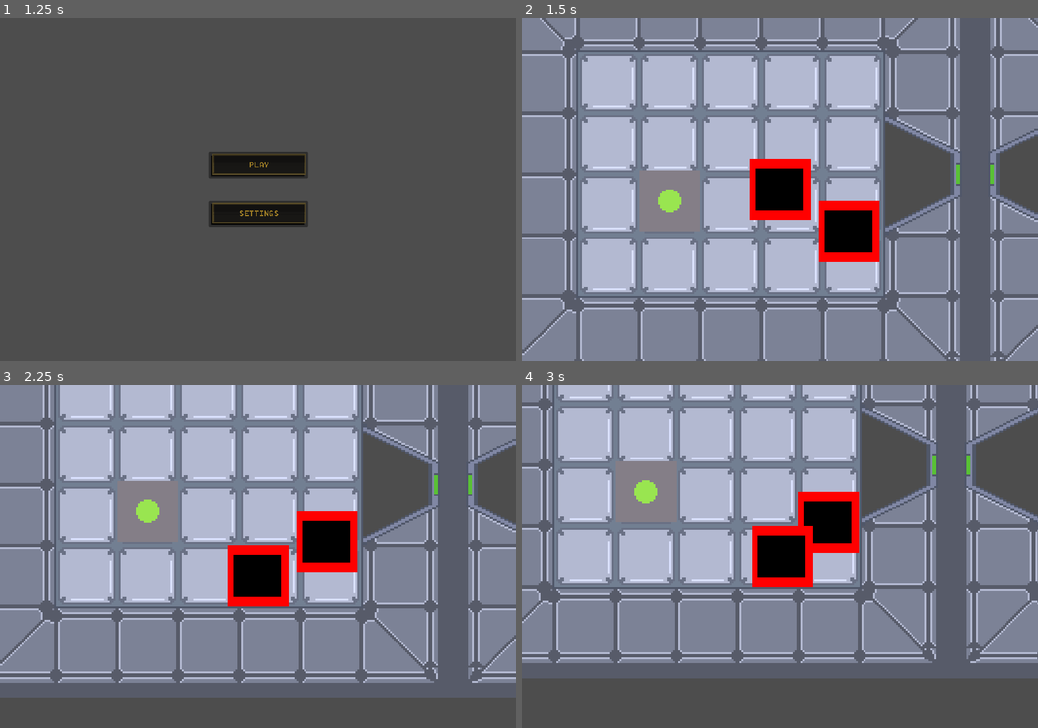
Above: before the commit, frames 1-4 (two rows, left to right).
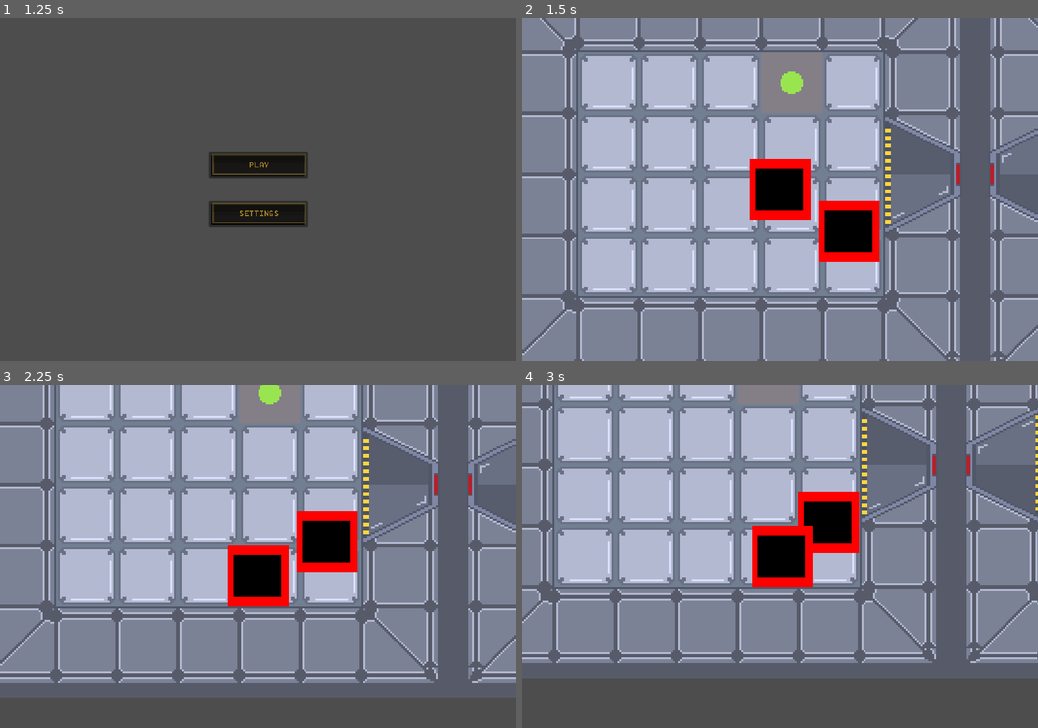
Above: after the commit, the same moments.

Repository: Pi-pol/Tachyon-race
Game: Godot game, scene res://Scenes/title.tscn
Same seed, same stepped clock (60 frames per second), same inputs: the game is played once before the commit and once after it.
Inputs (mouse positions are in pixels of both pictures, inside the frame that each line leads up to):
- Up to frame 1 (1.25 s): tap Enter at 0.5 s; move the mouse to (371, 172) at 0.52 s; hold Right (ui_right) from 0.53 s (still down); click (371, 172) at 0.67 s
- Up to frame 2 (1.5 s): release Right (ui_right) at 1.25 s; click (780, 165) at 1.25 s
- Up to frame 3 (2.25 s): tap Space at 2 s; move the mouse to (154, 573) at 2.02 s; hold Down (ui_down) from 2.03 s (still down)
- Up to frame 4 (3 s): move the mouse to (831, 481) at 2.77 s; release Down (ui_down) at 2.78 s; hold Right (ui_right) from 2.78 s (still down)

Frame 1 is identical in both runs. In frame 2, 7.5% of the frame differs, in the area x 23-100%, y 10-63%; in frame 3, 6.9%; in frame 4, 7.4%.

Commit message:
added doors tilemap

Diff:
--- a/Scenes/1stlevel.tscn
+++ b/Scenes/1stlevel.tscn
@@ -6,7 +6,8 @@
 [ext_resource type="Texture2D" uid="uid://begckgk320i22" path="res://character.png" id="2_xif6h"]
 [ext_resource type="Script" path="res://Scripts/PushBox.gd" id="3_fsm57"]
 [ext_resource type="PackedScene" path="res://Scenes/button_game.tscn" id="6_4hc3a"]
-[ext_resource type="PackedScene" uid="uid://deoer7bynwll4" path="res://Scenes/tile_map.tscn" id="7_fkt6h"]
+[ext_resource type="PackedScene" uid="uid://deoer7bynwll4" path="res://Scenes/base_tilemap.tscn" id="7_fkt6h"]
+[ext_resource type="PackedScene" uid="uid://bea2qh6ew34b6" path="res://Scenes/doors_tilemap.tscn" id="8_k6orn"]
 
 [sub_resource type="Shader" id="Shader_xmui1"]
 code = "shader_type canvas_item;
@@ -87,9 +88,12 @@
 shape = SubResource("RectangleShape2D_84ht8")
 
 [node name="ButtonGame" parent="." instance=ExtResource("6_4hc3a")]
-position = Vector2(80, 110)
+position = Vector2(144, 48)
 
 [node name="TileMap" parent="." instance=ExtResource("7_fkt6h")]
-layer_0/tile_data = PackedInt32Array(65537, 0, 0, 65538, 0,  …(530 unchanged characters)… , 262144, 0, 262150, 262144, 2, 196614, 589824, 9, 65542, 262144, 2, 6, 393216, 1, 131078, 589824, 8, 131079, 0, 9, 196615, 0, 10, 196616, 720896, 6, 131080, 720896, 5, 65543, 65536, 8, 7, 65536, 8, 262151,  …(1518 unchanged characters)…
+layer_0/tile_data = PackedInt32Array(65537, 0, 0, 65538, 0,  …(530 unchanged characters)… , 262144, 0, 262150, 262144, 2, 196614, 0, 0, 65542, 262144, 2, 6, 393216, 1, 131078, 0, 0, 131079, 0, 0, 196615, 0, 0, 196616, 0, 0, 131080, 0, 0, 65543, 65536, 8, 7, 65536, 8, 262151,  …(1518 unchanged characters)…
+
+[node name="DoorsTilemap" parent="." instance=ExtResource("8_k6orn")]
+layer_0/tile_data = PackedInt32Array(131078, 0, 0, 196614, 0, 1, 131079, 65536, 0, 196615, 65536, 1, 131080, 131072, 0, 196616, 131072, 1)
 
 [editable path="Player/action_emmiter"]
--- a/Scenes/tile_map.tscn
+++ b/Scenes/base_tilemap.tscn
@@ -1526,7 +1526,7 @@
 physics_layer_0/collision_layer = 1
 sources/0 = SubResource("TileSetAtlasSource_8otng")
 
-[node name="TileMap" type="TileMap"]
+[node name="BaseTilemap" type="TileMap"]
 tile_set = SubResource("TileSet_50sbj")
 rendering_quadrant_size = 32
 format = 2
--- /dev/null
+++ b/Scenes/doors_tilemap.tscn
@@ -0,0 +1,101 @@
+[gd_scene load_steps=4 format=3 uid="uid://bea2qh6ew34b6"]
+
+[ext_resource type="Texture2D" uid="uid://b6lvyl3v6xfrj" path="res://Assets/doors.png" id="1_e8ofs"]
+
+[sub_resource type="TileSetAtlasSource" id="TileSetAtlasSource_3w7a4"]
+resource_name = "Doors"
+texture = ExtResource("1_e8ofs")
+texture_region_size = Vector2i(32, 32)
+0:0/0 = 0
+0:0/0/physics_layer_0/linear_velocity = Vector2(0, 0)
+0:0/0/physics_layer_0/angular_velocity = 0.0
+0:0/0/physics_layer_0/polygon_0/points = PackedVector2Array(-16, -16, 16, -16, 16, 16, -16, 16)
+1:0/0 = 0
+1:0/0/physics_layer_0/linear_velocity = Vector2(0, 0)
+1:0/0/physics_layer_0/angular_velocity = 0.0
+1:0/0/physics_layer_0/polygon_0/points = PackedVector2Array(-16, -16, 16, -16, 16, 16, -16, 16)
+2:0/0 = 0
+2:0/0/physics_layer_0/linear_velocity = Vector2(0, 0)
+2:0/0/physics_layer_0/angular_velocity = 0.0
+2:0/0/physics_layer_0/polygon_0/points = PackedVector2Array(-16, -16, 16, -16, 16, 16, -16, 16)
+3:0/0 = 0
+3:0/0/physics_layer_0/linear_velocity = Vector2(0, 0)
+3:0/0/physics_layer_0/angular_velocity = 0.0
+3:0/0/physics_layer_0/polygon_0/points = PackedVector2Array(-16, -16, 16, -16, 16, 16, -16, 16)
+4:0/0 = 0
+4:0/0/physics_layer_0/linear_velocity = Vector2(0, 0)
+4:0/0/physics_layer_0/angular_velocity = 0.0
+4:0/0/physics_layer_0/polygon_0/points = PackedVector2Array(-16, -16, 16, -16, 16, 16, -16, 16)
+5:0/0 = 0
+5:0/0/physics_layer_0/linear_velocity = Vector2(0, 0)
+5:0/0/physics_layer_0/angular_velocity = 0.0
+6:0/0 = 0
+6:0/0/physics_layer_0/linear_velocity = Vector2(0, 0)
+6:0/0/physics_layer_0/angular_velocity = 0.0
+0:1/0 = 0
+0:1/0/physics_layer_0/linear_velocity = Vector2(0, 0)
+0:1/0/physics_layer_0/angular_velocity = 0.0
+0:1/0/physics_layer_0/polygon_0/points = PackedVector2Array(-16, -16, 16, -16, 16, 16, -16, 16)
+1:1/0 = 0
+1:1/0/physics_layer_0/linear_velocity = Vector2(0, 0)
+1:1/0/physics_layer_0/angular_velocity = 0.0
+1:1/0/physics_layer_0/polygon_0/points = PackedVector2Array(-16, -16, 16, -16, 16, 16, -16, 16)
+2:1/0 = 0
+2:1/0/physics_layer_0/linear_velocity = Vector2(0, 0)
+2:1/0/physics_layer_0/angular_velocity = 0.0
+2:1/0/physics_layer_0/polygon_0/points = PackedVector2Array(-16, -16, 16, -16, 16, 16, -16, 16)
+3:1/0 = 0
+3:1/0/physics_layer_0/linear_velocity = Vector2(0, 0)
+3:1/0/physics_layer_0/angular_velocity = 0.0
+3:1/0/physics_layer_0/polygon_0/points = PackedVector2Array(-16, -16, 16, -16, 16, 16, -16, 16)
+4:1/0 = 0
+4:1/0/physics_layer_0/linear_velocity = Vector2(0, 0)
+4:1/0/physics_layer_0/angular_velocity = 0.0
+4:1/0/physics_layer_0/polygon_0/points = PackedVector2Array(-16, -16, 16, -16, 16, 16, -16, 16)
+5:1/0 = 0
+5:1/0/physics_layer_0/linear_velocity = Vector2(0, 0)
+5:1/0/physics_layer_0/angular_velocity = 0.0
+6:1/0 = 0
+6:1/0/physics_layer_0/linear_velocity = Vector2(0, 0)
+6:1/0/physics_layer_0/angular_velocity = 0.0
+0:2/0 = 0
+0:2/0/physics_layer_0/linear_velocity = Vector2(0, 0)
+0:2/0/physics_layer_0/angular_velocity = 0.0
+1:2/0 = 0
+1:2/0/physics_layer_0/linear_velocity = Vector2(0, 0)
+1:2/0/physics_layer_0/angular_velocity = 0.0
+2:2/0 = 0
+2:2/0/physics_layer_0/linear_velocity = Vector2(0, 0)
+2:2/0/physics_layer_0/angular_velocity = 0.0
+3:2/0 = 0
+3:2/0/physics_layer_0/linear_velocity = Vector2(0, 0)
+3:2/0/physics_layer_0/angular_velocity = 0.0
+3:2/0/physics_layer_0/polygon_0/points = PackedVector2Array(-16, -16, 16, -16, 16, 16, -16, 16)
+4:2/0 = 0
+4:2/0/physics_layer_0/linear_velocity = Vector2(0, 0)
+4:2/0/physics_layer_0/angular_velocity = 0.0
+4:2/0/physics_layer_0/polygon_0/points = PackedVector2Array(-16, -16, 16, -16, 16, 16, -16, 16)
+5:2/0 = 0
+5:2/0/physics_layer_0/linear_velocity = Vector2(0, 0)
+5:2/0/physics_layer_0/angular_velocity = 0.0
+6:2/0 = 0
+6:2/0/physics_layer_0/linear_velocity = Vector2(0, 0)
+6:2/0/physics_layer_0/angular_velocity = 0.0
+0:3/0 = 0
+0:3/0/physics_layer_0/linear_velocity = Vector2(0, 0)
+0:3/0/physics_layer_0/angular_velocity = 0.0
+1:3/0 = 0
+1:3/0/physics_layer_0/linear_velocity = Vector2(0, 0)
+1:3/0/physics_layer_0/angular_velocity = 0.0
+2:3/0 = 0
+2:3/0/physics_layer_0/linear_velocity = Vector2(0, 0)
+2:3/0/physics_layer_0/angular_velocity = 0.0
+
+[sub_resource type="TileSet" id="TileSet_axerb"]
+tile_size = Vector2i(32, 32)
+physics_layer_0/collision_layer = 1
+sources/0 = SubResource("TileSetAtlasSource_3w7a4")
+
+[node name="DoorsTilemap" type="TileMap"]
+tile_set = SubResource("TileSet_axerb")
+format = 2
Binary file added: Assets/doors.aseprite
Binary file added: Assets/doors.png
Not shown, added: Assets/doors.png.import
Binary file changed: Assets/tiles.aseprite
Not shown: 1 places in Scenes/1stlevel.tscn that only renumber resources
